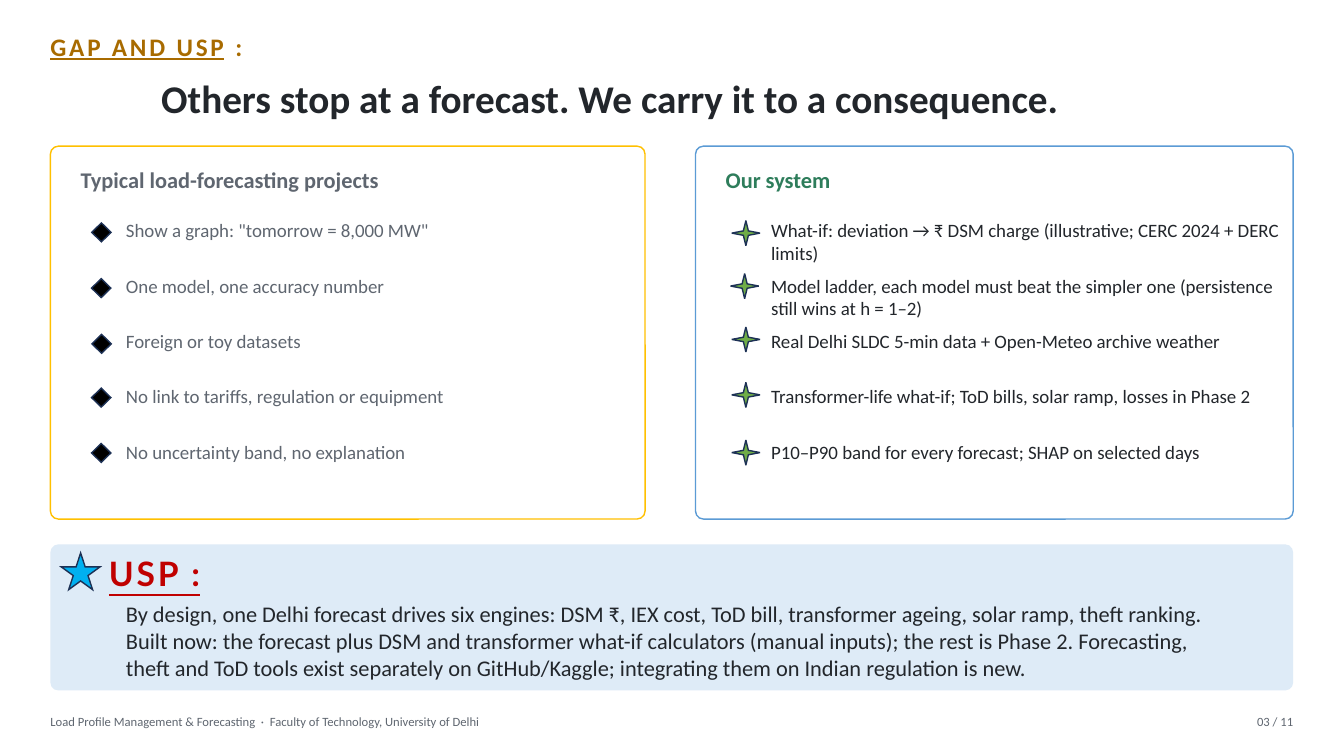
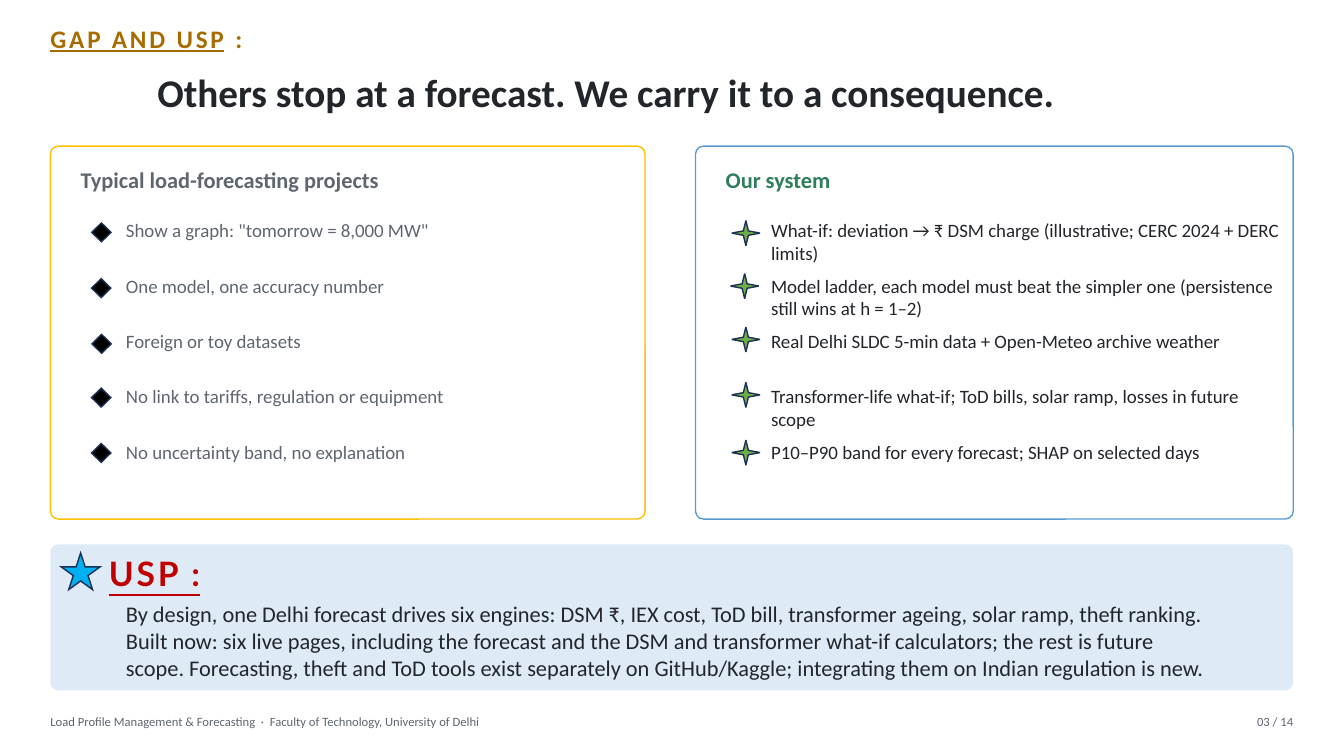
Before and after one commit to Vansh-lab/lpmf, a slide deck: slide 3 of docs/LPMF_Project_Presentation.pptx. Drawn at 1344x756 pixels with LibreOffice and Linux fonts; fonts in the diff are those of the drawing. Boxes give left, top, right and bottom in pixels: in the first picture for what was removed or moved away, otherwise in the second. Text is boxed around its words. In the diff, an @@ line names an element or a change of style, - is before the commit and + after.

```diff
--- a/docs/LPMF_Project_Presentation.pptx
+++ b/docs/LPMF_Project_Presentation.pptx
@@ text "GAP AND USP :": place and size @@
-text "GAP AND USP :" at [50,39,224,60]
+text "GAP AND USP :" at [50,31,224,52]
@@ text "Others stop at a forecast. ...": place and size @@
-text "Others stop at a forecast. ..." at [161,85,1058,119]
+text "Others stop at a forecast. ..." at [157,79,1054,113]
@@ text at [771,390,1239,429]: text changed @@
-Transformer-life what-if; ToD bills, solar ramp, losses in Phase 2
+Transformer-life what-if; ToD bills, solar ramp, losses in future scope
@@ text at [126,606,1203,680]: text changed @@
-By design, one Delhi forecast drives six engines: DSM ₹, IEX cost, ToD bill, transformer ageing, solar ramp, theft ranking. Built now: the forecast plus DSM and transformer what-if calculators (manual inputs); the rest is Phase 2. Forecasting, theft and ToD tools exist separately on GitHub/Kaggle; integrating them on Indian regulation is new.
+By design, one Delhi forecast drives six engines: DSM ₹, IEX cost, ToD bill, transformer ageing, solar ramp, theft ranking. Built now: six live pages, including the forecast and the DSM and transformer what-if calculators; the rest is future scope. Forecasting, theft and ToD tools exist separately on GitHub/Kaggle; integrating them on Indian regulation is new.
@@ text at [1257,718,1293,726]: text changed @@
-03 / 11
+03 / 14
```
Also in this commit, not shown: 4 other slides changed, 8 slides added, 5 slides removed, 6 other files.
